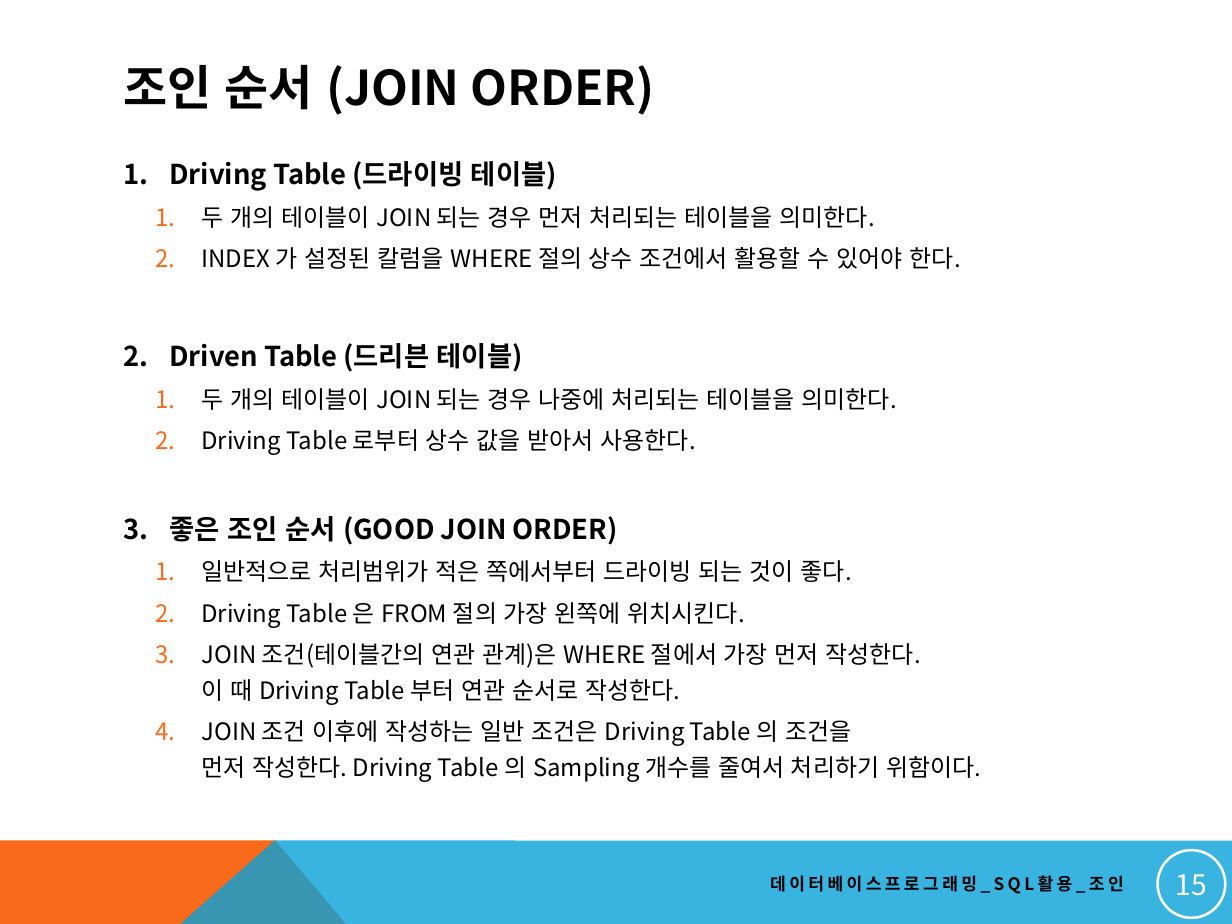
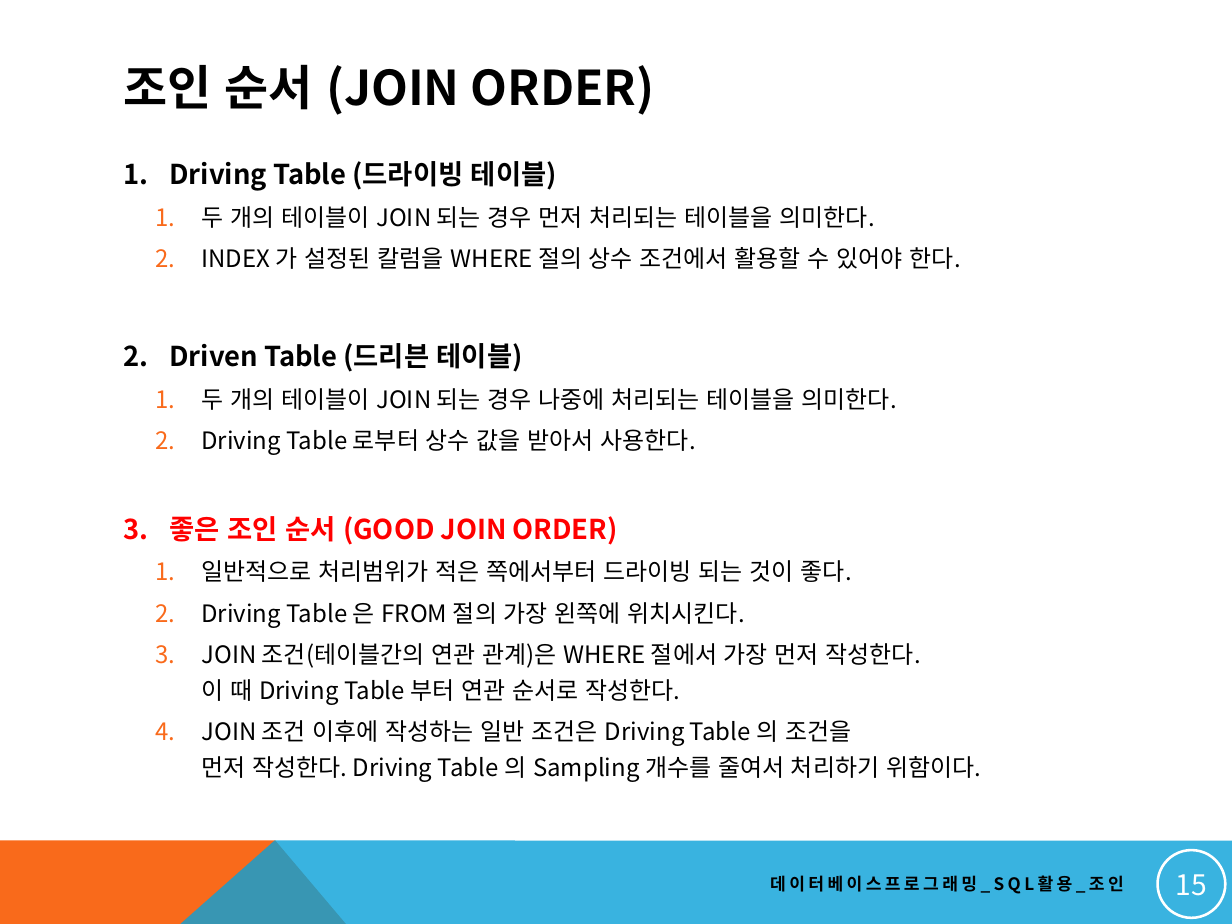
Before and after one commit to soeun1365/dbstudy, a slide deck: slide 15 of NEW_DBMS교안/16. 고급 SQL 작성하기_조인.pptx. Drawn at 1232x924 pixels with LibreOffice and Linux fonts; fonts in the diff are those of the drawing. Boxes give left, top, right and bottom in pixels: in the first picture for what was removed or moved away, otherwise in the second. Text is boxed around its words. In the diff, an @@ line names an element or a change of style, - is before the commit and + after.

```diff
--- a/NEW_DBMS교안/16. 고급 SQL 작성하기_조인.pptx
+++ b/NEW_DBMS교안/16. 고급 SQL 작성하기_조인.pptx
@@ text at [169, 516, 618, 545]: text colour #000000 to #FF0000 in "좋은 조인 순서 (GOOD JOIN ORDER)" @@
```
Also in this commit, not shown: 4 other slides changed, 9 other files.
